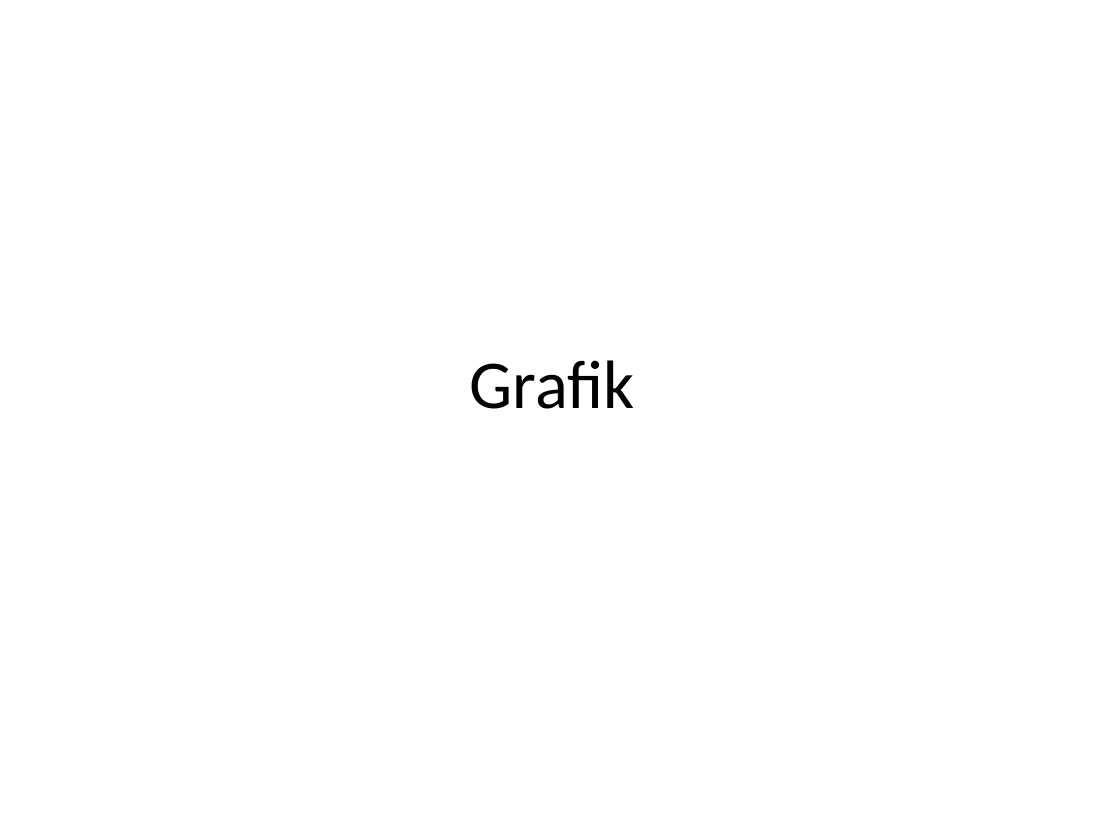
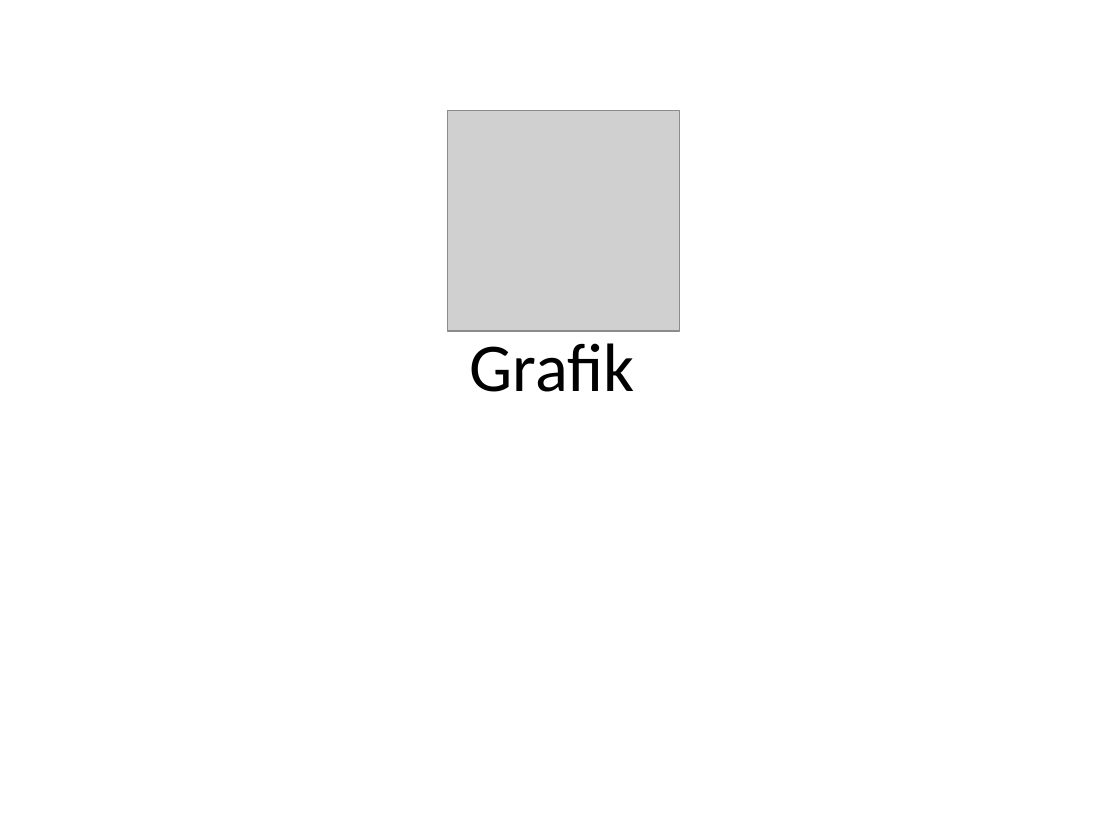
Before and after one commit to lisa-bee/FlowerGrow, a slide deck: slide 13 of document/Presentation FlowerGrow.pptx (slide 6 before the commit). Drawn at 1120x840 pixels with LibreOffice and Linux fonts; fonts in the diff are those of the drawing; grey boxes stand for pictures. Boxes give left, top, right and bottom in pixels: in the first picture for what was removed or moved away, otherwise in the second. Text is boxed around its words. In the diff, an @@ line names an element or a change of style, - is before the commit and + after.

```diff
--- a/document/Presentation FlowerGrow.pptx
+++ b/document/Presentation FlowerGrow.pptx
@@ picture added at <box>448,111,680,332</box> @@
@@ title "Grafik": place and size @@
-title "Grafik" at <box>469,360,634,409</box>
+title "Grafik" at <box>469,343,634,392</box>
```
Also in this commit, not shown: 3 other slides changed, 10 slides added, 1 slide removed, 2 other files.
